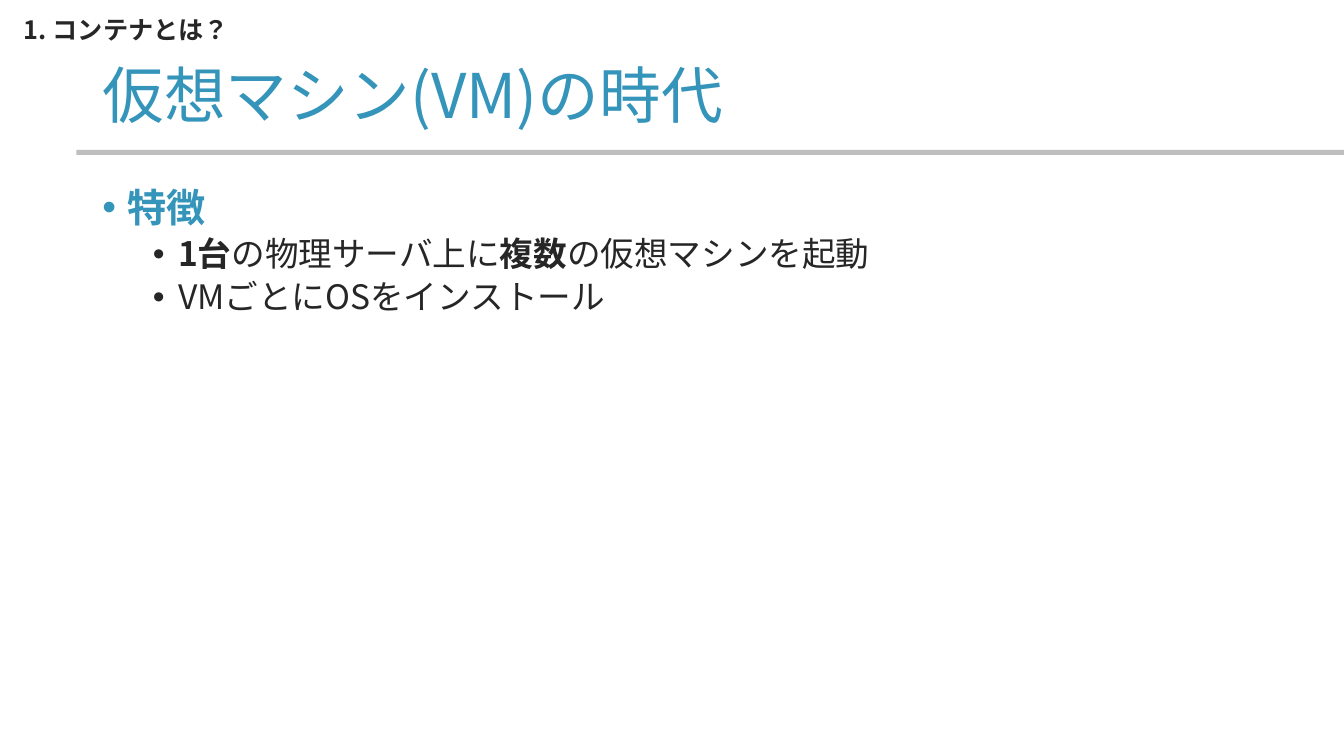
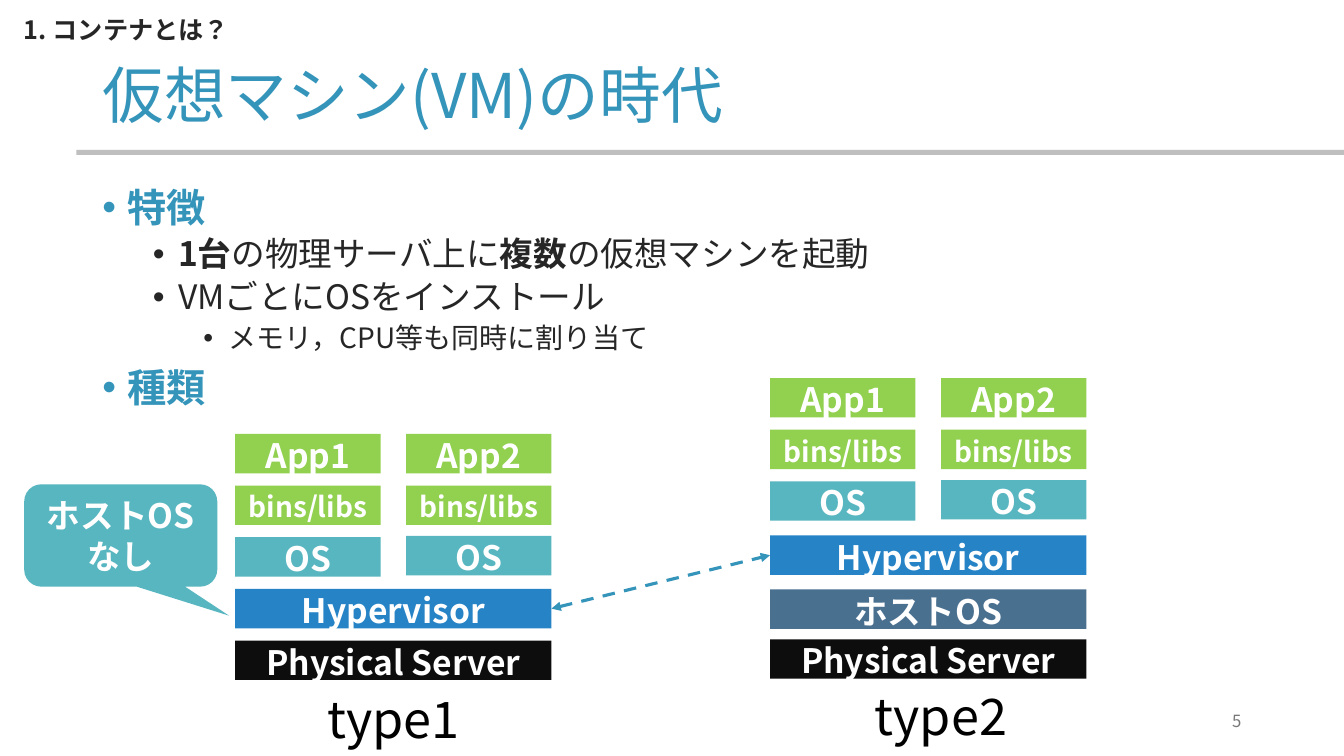
Before and after one commit to yamada-ai/java-prac, a slide deck: slide 5 of docker-container.pptx. Drawn at 1344x756 pixels with LibreOffice and Linux fonts; fonts in the diff are those of the drawing; background and template pictures are left out. Boxes give left, top, right and bottom in pixels: in the first picture for what was removed or moved away, otherwise in the second. Text is boxed around its words. In the diff, an @@ line names an element or a change of style, - is before the commit and + after.

```diff
--- a/docker-container.pptx
+++ b/docker-container.pptx
@@ text at <box>128,324,648,406</box>: paragraphs added @@
+    • メモリ，CPU等も同時に割り当て
+• 種類
@@ rectangle added at <box>770,378,915,417</box>, fill #92D050, 24 pt, text #FFFFFF, bold @@
+App1
@@ rectangle added at <box>942,378,1087,417</box>, fill #92D050, 24 pt, text #FFFFFF, bold @@
+App2
@@ rectangle added at <box>235,435,380,474</box>, fill #92D050, 24 pt, text #FFFFFF, bold @@
+App1
@@ rectangle added at <box>406,435,552,474</box>, fill #92D050, 24 pt, text #FFFFFF, bold @@
+App2
@@ rectangle added at <box>770,430,915,469</box>, fill #92D050, 20 pt, text #FFFFFF, bold @@
+bins/libs
@@ rectangle added at <box>942,430,1087,469</box>, fill #92D050, 20 pt, text #FFFFFF, bold @@
+bins/libs
@@ rounded speech box added at <box>24,484,218,587</box>, fill #58B6C0, 24 pt, text #FFFFFF, bold @@
+ホストOS
+なし
@@ rectangle added at <box>235,486,380,525</box>, fill #92D050, 20 pt, text #FFFFFF, bold @@
+bins/libs
@@ rectangle added at <box>406,486,552,525</box>, fill #92D050, 20 pt, text #FFFFFF, bold @@
+bins/libs
@@ rectangle added at <box>770,482,915,521</box>, fill #58B6C0, 24 pt, text #FFFFFF, bold @@
+OS
@@ rectangle added at <box>942,480,1087,519</box>, fill #58B6C0, 24 pt, text #FFFFFF, bold @@
+OS
@@ rectangle added at <box>235,537,380,577</box>, fill #58B6C0, 24 pt, text #FFFFFF, bold @@
+OS
@@ rectangle added at <box>406,536,552,576</box>, fill #58B6C0, 24 pt, text #FFFFFF, bold @@
+OS
@@ rectangle added at <box>770,535,1087,575</box>, fill #2683C6, 24 pt, text #FFFFFF, bold @@
+Hypervisor
@@ double arrow added from (552, 609) to (770, 556), #3494BA 2.25 pt dashed @@
@@ rectangle added at <box>235,589,552,628</box>, fill #2683C6, 24 pt, text #FFFFFF, bold @@
+Hypervisor
@@ rectangle added at <box>770,590,1087,629</box>, fill #4A7090, 24 pt, text #FFFFFF, bold @@
+ホストOS
@@ rectangle added at <box>235,640,552,680</box>, fill #0D0D0D, 24 pt, text #FFFFFF, bold @@
+Physical Server
@@ rectangle added at <box>770,639,1087,679</box>, fill #0D0D0D, 24 pt, text #FFFFFF, bold @@
+Physical Server
@@ text added at <box>327,702,459,750</box>, 36 pt, text #000000 @@
+type1
@@ text added at <box>875,698,1007,747</box>, 36 pt, text #000000 @@
+type2
@@ page number added at <box>1232,714,1241,727</box>, 12 pt, text #797979 @@
+5
```
Also in this commit, not shown: 19 other slides changed, 6 slides added.
